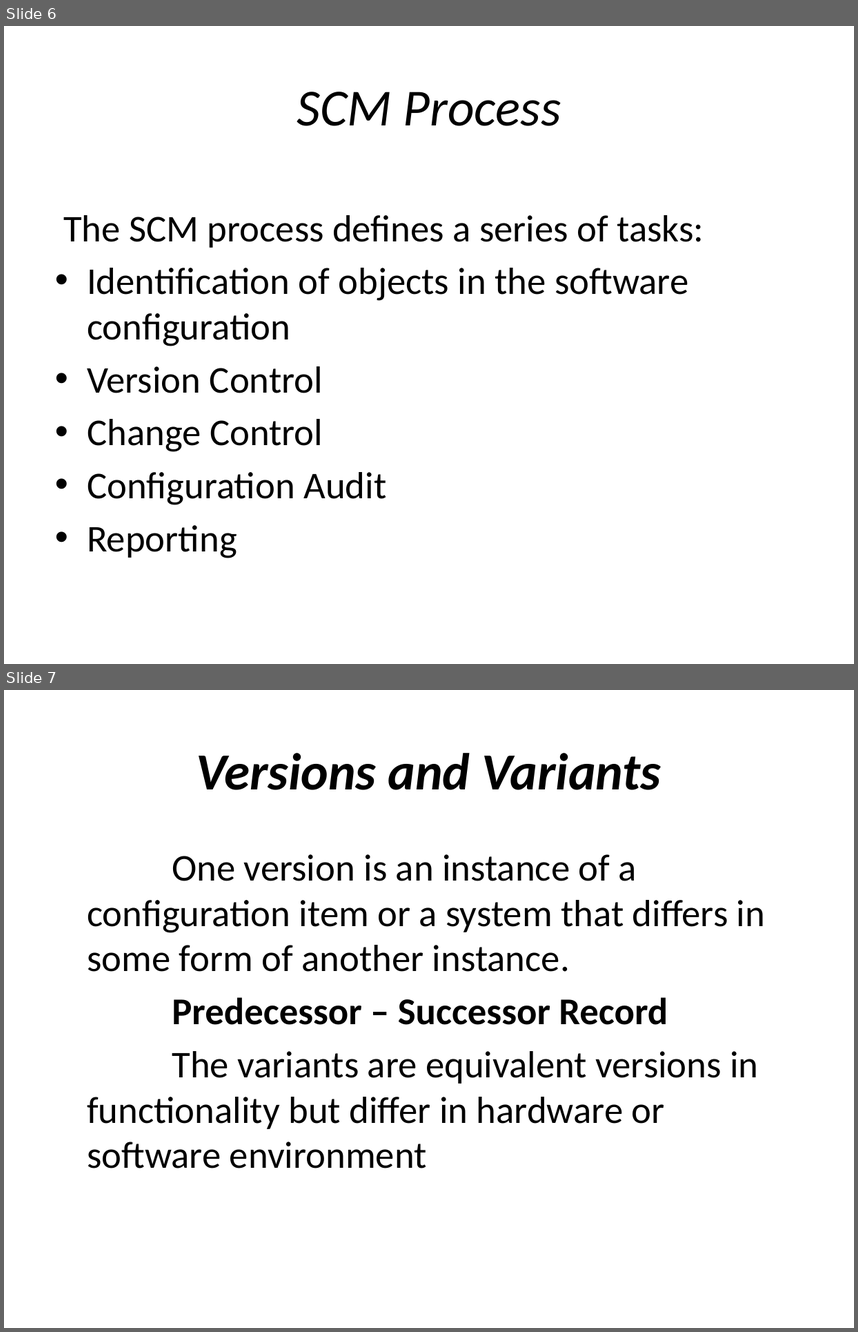
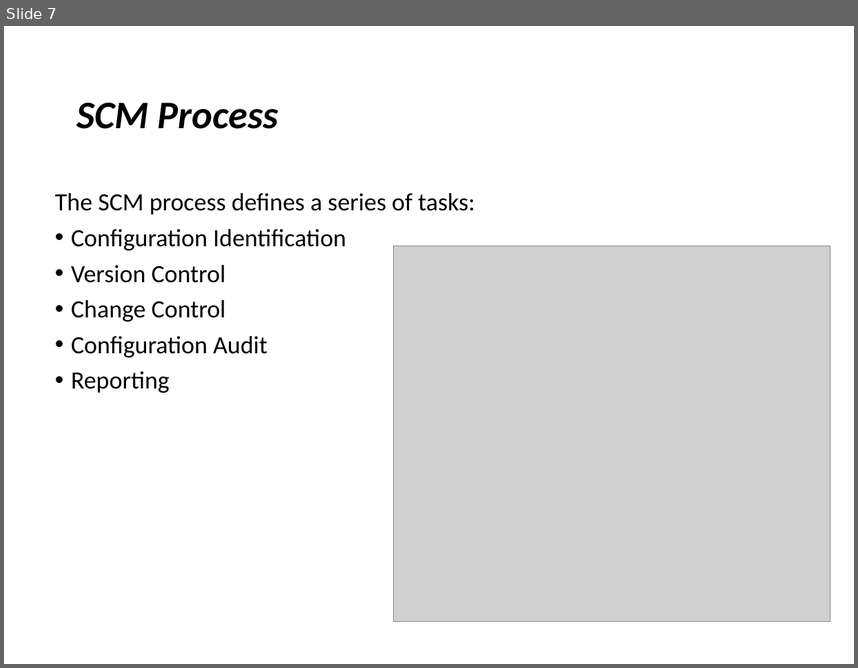
Before and after one commit to suvethaammu/suvethaammu, a slide deck: BEST PRACTICES OF SOTWARE CONFIGURATION MANAGEMENT.pptx. Shown one above the other, each under a label of ours: slides 6 and 7 before the commit, slide 7 after it. The pictures are 858x1332 and 858x668 pixels, drawn with LibreOffice and Linux fonts; fonts in the diff are those of the drawing; grey boxes stand for pictures. Boxes give left, top, right and bottom in pixels: in the first picture for what was removed or moved away, otherwise in the second. Text is boxed around its words. In the diff, an @@ line names an element or a change of style, - is before the commit and + after.

```diff
--- a/BEST PRACTICES OF SOTWARE CONFIGURATION MANAGEMENT.pptx
+++ b/BEST PRACTICES OF SOTWARE CONFIGURATION MANAGEMENT.pptx
@@ slide 7 removed at box(4, 690, 854, 1328), background #FFFFFF @@
@@ title removed at box(196, 753, 662, 790) @@
-Versions and Variants
@@ text removed at box(87, 854, 765, 1168) @@
-One version is an instance of a configuration item or a system that differs in some form of another instance.
-Predecessor – Successor Record
-The variants are equivalent versions in functionality but differ in hardware or software environment
@@ what was slide 6 is now slide 7 @@
@@ slide 7 changed as well @@
@@ title "SCM Process": place and size @@
-title "SCM Process" at box(297, 92, 562, 126)
+title "SCM Process" at box(76, 103, 279, 129)
@@ title "SCM Process" at box(76, 103, 279, 129): size 44 to 33 pt, bold on; alignment centre to left; line spacing 1 to 0.9 @@
@@ text at box(55, 193, 475, 392): size 32 to 21 pt in "The SCM process defines a series of ...", "Version Control", "Change Control", "Configuration Audit" and 1 more places; indent changed; line spacing 1 to 0.9; more space between paragraphs @@
@@ text at box(71, 229, 346, 250): text changed; size 32 to 21 pt @@
-• Identification of objects in the software configuration
+• Configuration Identification
@@ picture added at box(393, 245, 831, 621) @@
```
Also in this commit, not shown: 8 other slides changed, 11 slides added, 11 other slides removed.
